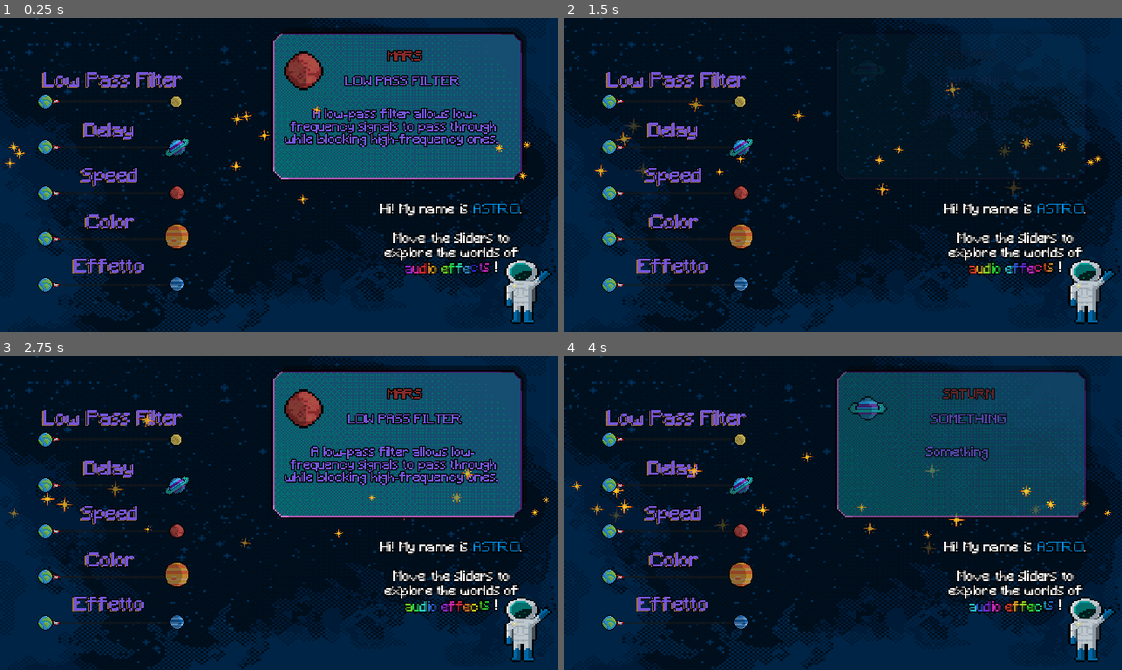
Above: before the commit, frames 1-4 (two rows, left to right).
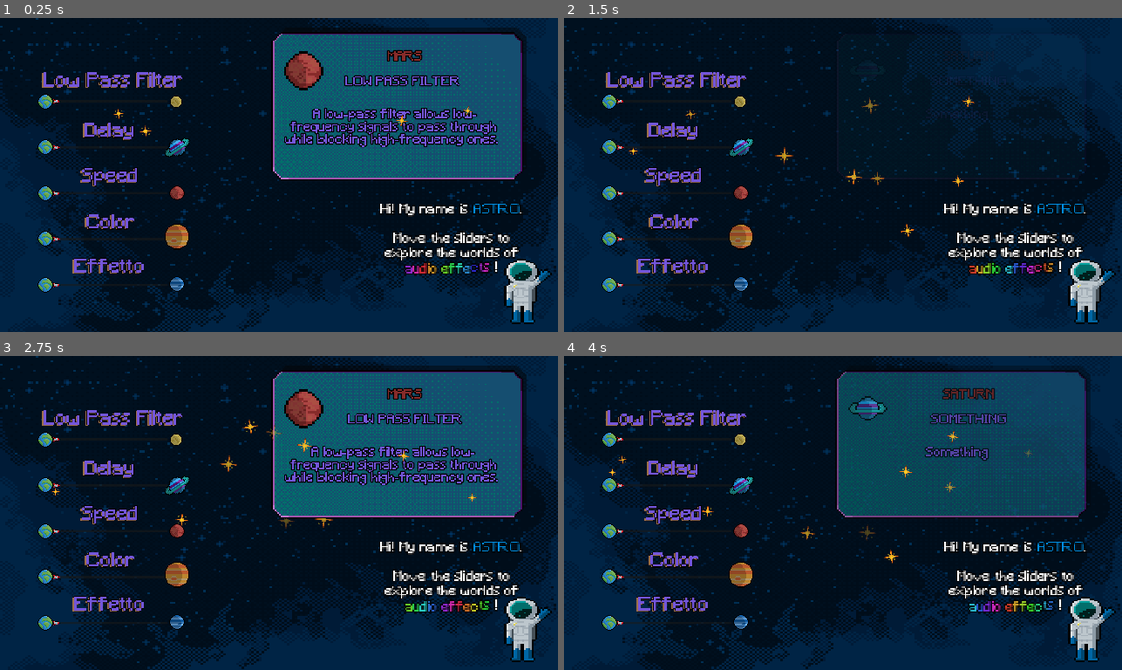
Above: after the commit, the same moments.

Repository: mengo1993/gianluandreeducationalgamejam
Game: Godot game, scene res://game.tscn
Same seed, same stepped clock (60 frames per second), same inputs: the game is played once before the commit and once after it. Sound files missing from this copy of the repository are replaced by a short silence.
Inputs (mouse positions are in pixels of both pictures, inside the frame that each line leads up to):
- Up to frame 1 (0.25 s): no input
- Up to frame 2 (1.5 s): click (675, 77) at 0.5 s; click (675, 131) at 1.25 s
- Up to frame 3 (2.75 s): click (111, 516) at 2 s
- Up to frame 4 (4 s): click (675, 415) at 2.75 s; click (675, 469) at 3.5 s

The runs differ from the first frame. In frame 1, 0.3% of the frame differs, in the area x 0-96%, y 27-60%; in frame 2, 0.7%; in frame 3, 0.5%; in frame 4, 0.7%, in the area x 1-99%, y 23-67%.

Commit message:
particelle

Diff:
--- a/game.gd
+++ b/game.gd
@@ -6,7 +6,7 @@
 # Your defined constants for particles (remains unchanged)
 const MIN_PARTICLES : int = 5
 const MAX_PARTICLES : int = 50
-const MIN_LIFETIME : float = 0.5
+const MIN_LIFETIME : float = 1.0
 const MAX_LIFETIME : float = 4.0
 const MIN_SPEED : float = 0.5
 const MAX_START_SPEED : float = 1
--- a/game.tscn
+++ b/game.tscn
@@ -355,14 +355,14 @@
 [node name="Particles3" parent="ParticlesManager" instance=ExtResource("1_80nbo")]
 z_index = 1
 texture_filter = 1
-position = Vector2(733, 165)
+position = Vector2(893, 164)
 scale = Vector2(5, 5)
 texture = SubResource("AtlasTexture_ryrav")
 
 [node name="Particles" parent="ParticlesManager" instance=ExtResource("1_80nbo")]
 z_index = -1
 texture_filter = 1
-position = Vector2(-111, 163)
+position = Vector2(-233, 157)
 scale = Vector2(5, 5)
 texture = SubResource("AtlasTexture_ryrav")
 
